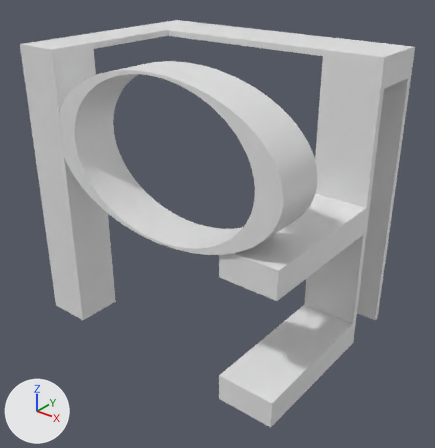
Two versions of the glTF model public/assets/sculpt_03/sculpt_03.gltf, one commit apart.
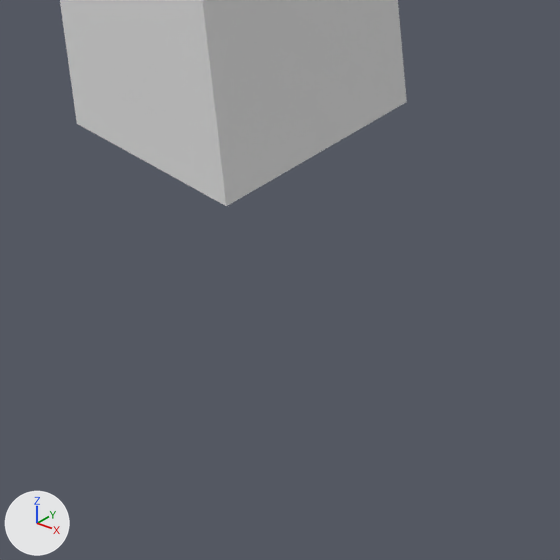
There are two pictures of each version: one whole from a camera (50 mm lens) standing at (7.92, -9.87, 8.66) and looking at (0.2, -0.22, 2.68), one close up on the part from 10% to 33% of the width and 63% to 86% of the height. Arrows for +X, +Y and +Z are at lower left; the lights stay in place. Where no turn or scale is listed for an object, it has been applied to the vertices.

The first close-up shows 'sculpts'.
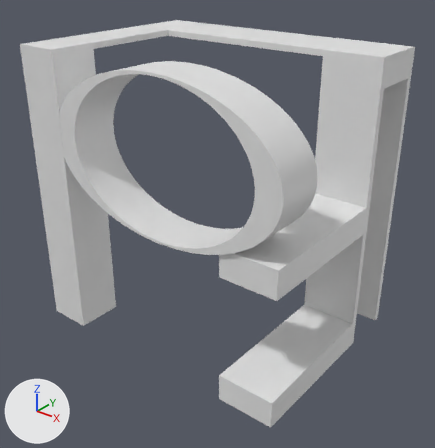
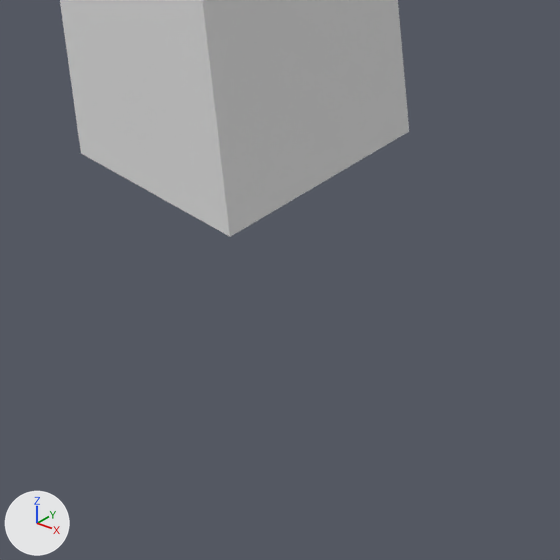
Where the change shows, as pixel boxes [x1, y1, x2, y2] in the close-ups (560 x 560 px):
'sculpts', reshaped: before [60, 0, 407, 206]; after [60, 0, 409, 237]

The change, as a diff of the scene's bpy script:
```diff
--- a/public/assets/sculpt_03/sculpt_03.gltf.py
+++ b/public/assets/sculpt_03/sculpt_03.gltf.py
@@ me_mesh_6 @@
+me_mesh_6.from_pydata(...)  # 68 vertices, 120 faces; spans x -3.27..3.21, y -2.4..2.4, z 0.0..6.57
@@ ob_sculpts @@
-ob_sculpts = bpy.data.objects.new('sculpts', me_mesh_0)
+ob_sculpts = bpy.data.objects.new('sculpts', me_mesh_6)
 ob_sculpts.location = (0.0, 0.0, 0.0)
```
